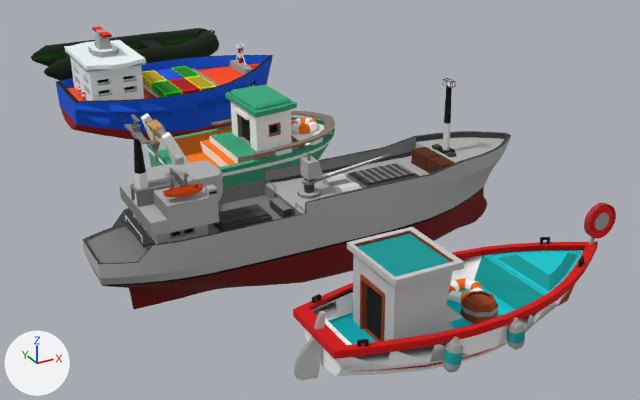
What one commit did to the glTF model public/models/newBoats.glb.
The view is the same before and after, from a camera (50 mm lens) standing at (-19.9, -29.2, 12.3) and looking at (-6.6, -5.1, 0.2). The lights are fixed; the arrows at lower left show +X, +Y and +Z. The first picture is the older version. Where no turn or scale is listed for an object, it has been applied to the vertices.

Script lines for the objects in view, before the commit:
```python
me_big_ship_2_bigship2_texture_0 = bpy.data.meshes.new('big_ship_2_bigship2_texture_0')
me_big_ship_2_bigship2_texture_0.from_pydata(...)  # 2023 vertices, 3946 faces; spans x -6.74..6.34, y -1.39..1.47, z -2.04..3.16
me_big_ship_2_bigship2_texture_0.materials.append(mat_bigship2_texture)  # picture img_bigship_texture2__1
me_cargo_ship_lowpoly_cargo_ship_palette_material_0 = bpy.data.meshes.new('Cargo_Ship_LowPoly_Cargo_ship_Palette_Material_0')
me_cargo_ship_lowpoly_cargo_ship_palette_material_0.from_pydata(...)  # 2475 vertices, 4826 faces; spans x -4.38..4.34, y -2.6..2.62, z -2.13..2.49
me_cargo_ship_lowpoly_cargo_ship_palette_material_0.materials.append(mat_cargo_ship_palette_material)  # picture img_palette
me_resin_boat_resin_boat_0 = bpy.data.meshes.new('resin_boat_resin_boat_0')
me_resin_boat_resin_boat_0.from_pydata(...)  # 405 vertices, 830 faces; spans x -4.23..4.08, y -1.92..1.96, z -0.52..0.68
me_resin_boat_resin_boat_0.materials.append(mat_resin_boat)  # picture img_green_buoy_texture__1
ob_big_ship_2_bigship2_texture_0 = bpy.data.objects.new('big_ship_2_bigship2_texture_0', me_big_ship_2_bigship2_texture_0)
ob_big_ship_2_bigship2_texture_0.location = (-8.63, -9.15, 2.31)
ob_cargo_ship_lowpoly_cargo_ship_palette_material_0 = bpy.data.objects.new('Cargo_Ship_LowPoly_Cargo_ship_Palette_Material_0', me_cargo_ship_lowpoly_cargo_ship_palette_material_0)
ob_cargo_ship_lowpoly_cargo_ship_palette_material_0.location = (-8.35, 3.84, 2.2)
ob_resin_boat_resin_boat_0 = bpy.data.objects.new('resin_boat_resin_boat_0', me_resin_boat_resin_boat_0)
ob_resin_boat_resin_boat_0.location = (-8.22, 9.84, 2.16)
# also in view: 'fishingboat_greek_Greek_fishingboat_textures_0' at (-8.3, -15.1, 2.2); 'FishingBoat_FishingBoat_Texture_0' at (-8.4, -3.1, 2.2)
```
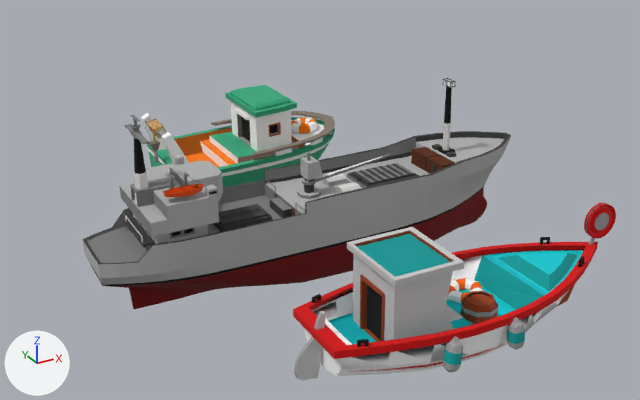
What differs and where, as boxes (x1, y1, x2, y2) in the pictures (640 x 400 px):
'Cargo_Ship_LowPoly_Cargo_ship_Palette_Material_0', deleted
    before: (56, 26, 273, 141)
'resin_boat_resin_boat_0', deleted
    before: (31, 28, 219, 80)

The change in detail:
Object 'Cargo_Ship_LowPoly_Cargo_ship_Palette_Material_0' (ob_cargo_ship_lowpoly_cargo_ship_palette_material_0) is deleted.
Object 'resin_boat_resin_boat_0' (ob_resin_boat_resin_boat_0) is deleted.
